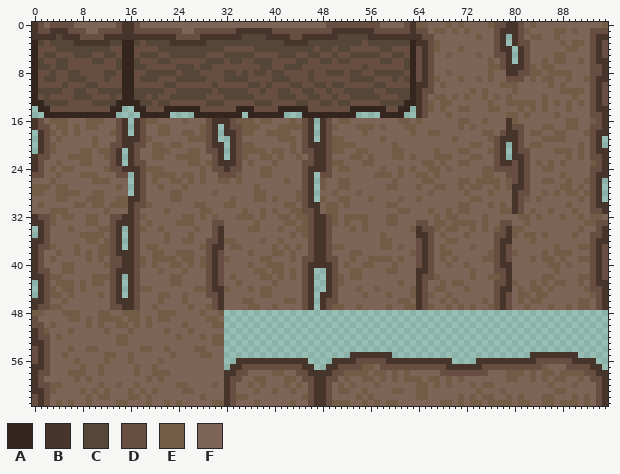
Pixel-art file: Assets/_MagicGame/Content/_Visuals/Art/_Enviornment/Tiles/_Walls/_StoneWallTile/_StoneWallTile_ASE.aseprite. The picture above is the old version.
96x64 pixels, 1 frame. Colours within 5 levels of each other are drawn and written as one.
Palette (. is transparent): A #34261e  B #47342a  C #564637  D #674e41  E #735c45  F #7d6456
After:
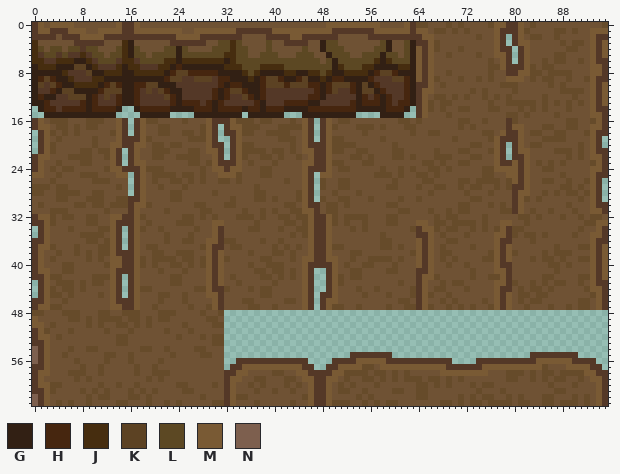
Colours new in this view: G #322014  H #46260f  J #462d0f  K #5c4223  L #5c4823  M #795a34  N #7d5f4e
The author wrote: Ore Genreation GE and stone wall sprites redone GE
Edits made:
colour B: #47342a -> #543827
colour E: #735c45 -> #664b2a
colour F: #7d6456 -> #6f5234
Changed rows in their new state; - is a pixel that keeps its letter.
Layer "StoneTiles":
first column x 0:
 0 -M-MMMM-------M--M-------------------------------MMMMMMMMM----M--------------MM--M--------------
 1 -MM---MMM--MMMM--MMMMMMMM--MMMMMMM------MMMMMMMMMM-------MMMMMM-MM-----------M---M-----------MMM
 2 ----F---MMMM------------MMMM-------FFFF----MM------FFFFF---------MM----------M---M-----------M--
 3 JFFFFFF-----FFFJGFFFFFF------FFLLJLFFFFLFF----FFGLLFFFFFFFLGFFLG--M----------M---MM----------M-M
 4 JLFLLFLLBLLFFFLJGLFFFFLLGLFFFFLLLJLLFFFLFFFFFLFFGLLLFFFFFLLGFFLGM-M----------M----M----------M-M
 5 JBLLBLBBJBLLFLLJGLLFLLLLGLLLLLLLJJLLFFLLLFFFLLLFFGLLLFFLLLGLLFLGM-M----------MM---M----------M-M
 6 JJBBJJJGGJBLLLBJJBLLLLJJGJJJJJJJGJLLLLLLLLLLLLLLFLGLLLLLLJGJLLLGM-M-----------M---M----------M--
 7 GJJJGGGKKGJBBBJGJJBBBJJGHGGGGGGGJJJLLLJJJJLLLLLLLLGJLLLJJGGGGJJGM-M-----------M---M----------MM-
 8 GGGGGJBBBKGGJJJGGJJJJJGHKKHHHHHGGGGJLJGGGGJJGGJJLJGGJJJJGHKKHGGGM-M--------------MM----------MM-
 9 GHKHGGJBBBJJGGGGGGGGGGHKKBBKKKBHHGGGJGHKKHGGHKGGJGHHGGGGHBBBKKHGM-M------------MMM-----------M--
10 GKBKHGGJJJJGHKHGGHHKKGGGBBBBBBBHGHHGGGHKKKHKKKHHGHKKKHGKGHBBBBHG--M--------------------------M-M
11 GBBHGKKGGGGHKKKGGHBKBKHGGBBBBBHGHKKHGGHBBBBBBBBHGHKBBHGKKGHBBBHG-MM--------------------------M-M
12 GHGGBBKKKGHBKBHGGHBBBBKHGBBBBBHGHBBKHGHBBBBBBBHHGBBBBBGHBHGHBBHG-M---------------------------M-M
13 GGHBBBBBHGHBBBHGGHBBBBBHGHHHBHGHBBBBBHGBBBHHHHGGBBBBBHGHHHGHBHHG-M---------------------------M-M
14 -GHHBHHHHGHHHHG--GHHHHHGGGGHHHGHHHHGHHGHHHGGGGHHHHHHHHGGGGGHHHG--M---------------------------M--
15 --GGGGGGGGGGGG----GGGGG----GGGGGGGG-GGGGGG---GGGGGGGGG----GGGG---M---------------------------MM-
16 -M------------M---M----------M---M-----------M---M--------------------------------------------M-
17 -MM-----------M---M----------M---MM----------M---M------------------------------MM-----------MM-
18 --M-----------M---M----------M----M----------M---M----------------------------M--M-----------M--
19 --M-----------M---M----------M----M----------M---M---------------------------M---M-----------M--
20 --M----------MM--MM----------M----M----------M---M---------------------------M---M-----------M--
21 --M----------M---M-----------MM---M----------MM--M---------------------------M---MM----------M--
22 -MM----------M---M------------M---M-----------M--M---------------------------M----M----------MM-
23 -M-----------M---MM-----------M---M----------MM--M---------------------------M--M-M-----------M-
24 -M-----------MM---M-----------MM-MM----------M---M---------------------------MMMM-M----------MM-
25 MM------------MM--M------------MMM-----------M--MM-----------------------------MM-M----------M--
26 ------------------M--------------------------M----------------------------------M-M----------M--
27 ------------------M--------------------------M------------------------------------M----------M--
28 ------------------M--------------------------M-----------------------------------MM----------M--
29 ------------------M--------------------------M-----------------------------------M-----------M--
30 -----------------MM--------------------------M-----------------------------------M-----------M--
31 -----------------M---------------------------MM----------------------------------M-----------MM-
32 -MM----------MM--M----------------------------M--M----------------------------------------------
33 --M----------M---M------------MM--------------M--M--------------MM------------MM--------------MM
34 --M----------M---M------------M---------------M--M---------------MM-----------M---------------M-
35 --M----------M---M------------M---------------M--M----------------M----------MM--------------MM-
36 --M----------M---M-----------MM---------------M--M--------------M-M----------M---------------M--
37 -MM----------M---M-----------M----------------M--M--------------M-M----------M-M-------------M-M
38 -M-----------M---M-----------M-M--------------M--M--------------M-M----------M-M-------------M-M
39 -M-----------MM--M-----------M-M-------------MM--MM-------------M-M----------M-M-------------M-M
40 -M-----------MM--M-----------M-M-------------M----M-------------M-M----------M---------------M-M
41 -MM----------M---M-----------M-M-------------M----M---------------M----------MM--------------M-M
42 --M----------M---M-----------M-M-------------M----M--------------MM-----------M--------------M-M
43 --M----------M---M-----------M-M-------------M----M--------------M-----------MM--------------M--
44 --M----------M---M-----------M---------------M----M--------------M-----------M---------------MM-
45 --M----------M---M-----------MM--------------M----M--------------M-----------M-M--------------M-
46 --M----------M---M------------M--------------M---MM--------------M-----------M-M--------------M-
47 -MM----------MM--M------------M--------------M---M---------------M-----------M-M--------------M-
49 M-----------------------------------------------------------------------------------------------
50 MM----------------------------------------------------------------------------------------------
51 -M----------------------------------------------------------------------------------------------
52 -MM---------------------------------------------------------------------------------------------
53 --M---------------------------------------------------------------------------------------------
54 N-M---------------------------------------------------------------------------------------------
55 N-M---------------------------------------------------------------------------------------------
56 N-M---------------------------------------------------MMMMM-------------------------MMMMMM------
57 --M--------------------------------MMMMMMMMMM------MMMM---MMMMMMMMMMM------MMMMMMMMMM----MMMM---
58 -MM-------------------------------MM--------MM----MM----------------MMMMMMMM----------------MM--
59 -M-------------------------------MM----------MM--MM------------------------------------------MM-
60 -MM------------------------------M------------M--M--------------------------------------------M-
61 --M------------------------------M------------M--M--------------------------------------------M-
62 N-M------------------------------M------------M--M--------------------------------------------M-
63 N-M------------------------------M------------M--M--------------------------------------------M-
Where, in picture pixels (left, top, right, bottom), the same in both pictures:
changed: (32, 22, 608, 406)
